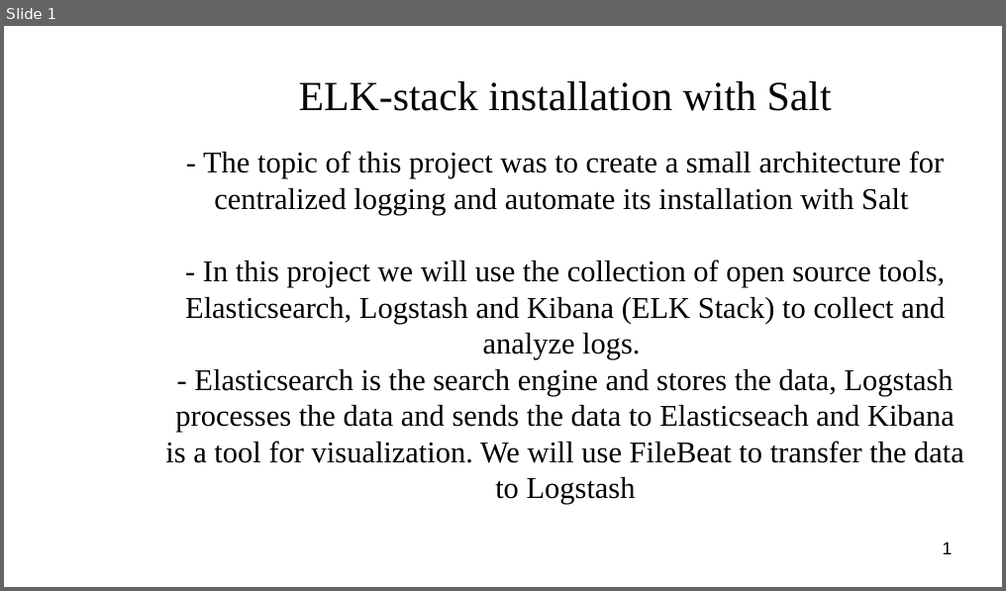
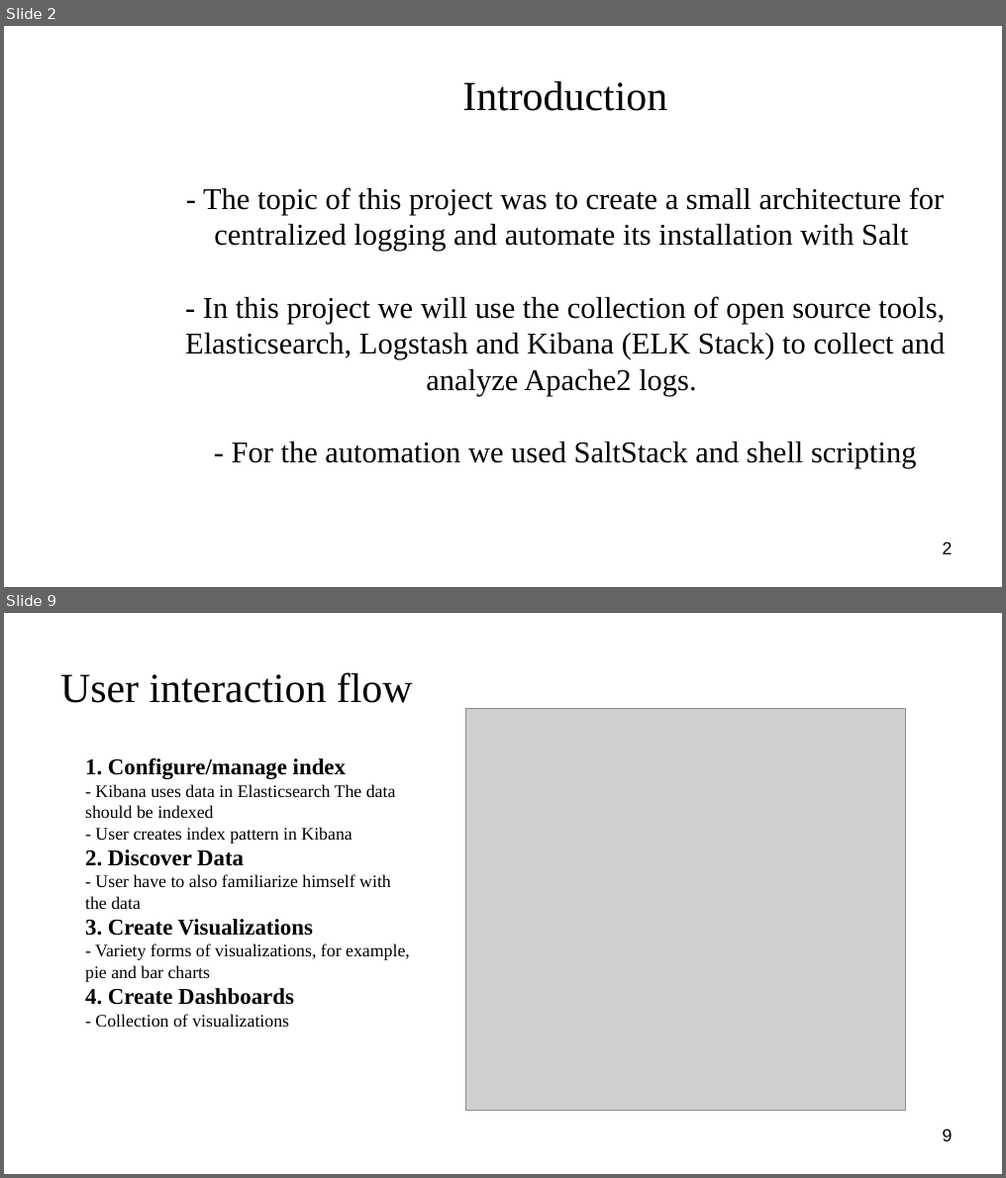
Before and after one commit to niinavi/Jarjestelmaprojekti, a slide deck: project_management/Presentation.odp. Shown one above the other, each under a label of ours: slide 1 before the commit, slides 2 and 9 after it; the slides between them are not shown. The pictures are 1006x591 and 1006x1178 pixels, drawn with LibreOffice and Linux fonts; fonts in the diff are those of the drawing; grey boxes stand for pictures; background and template pictures are left out. Boxes give left, top, right and bottom in pixels: in the first picture for what was removed or moved away, otherwise in the second. Text is boxed around its words. In the diff, an @@ line names an element or a change of style, - is before the commit and + after.

```diff
--- a/project_management/Presentation.odp
+++ b/project_management/Presentation.odp
@@ slide 9 added at [4,613,1002,1174], background #FFFFFF @@
@@ title added at [60,672,413,703], 33 pt, text #050505 @@
+User interaction flow
@@ picture added at [465,709,905,1111] @@
@@ text added at [85,759,410,1027], 14 pt, text #000000 @@
+1. Configure/manage index
+- Kibana uses data in Elasticsearch The data should be indexed
+- User creates index pattern in Kibana
+2. Discover Data
+- User have to also familiarize himself with the data
+3. Create Visualizations
+- Variety forms of visualizations, for example, pie and bar charts
+4. Create Dashboards
+- Collection of visualizations
@@ page number added at [943,1129,952,1142], 14 pt, text #000000 @@
+9
@@ what was slide 1 is now slide 2 @@
@@ slide 2 changed as well @@
@@ title at [462,81,667,111]: text changed @@
-ELK-stack installation with Salt
+Introduction
@@ subtitle at [185,296,944,469]: text changed @@
-- In this project we will use the collection of open source tools, Elasticsearch, Logstash and Kibana (ELK Stack) to collect and analyze logs.
-- Elasticsearch is the search engine and stores the data, Logstash processes the data and sends the data to Elasticseach and Kibana is a tool for visualization. We will use FileBeat to transfer the data to Logstash
+- In this project we will use the collection of open source tools, Elasticsearch, Logstash and Kibana (ELK Stack) to collect and analyze Apache2 logs.
+- For the automation we used SaltStack and shell scripting
@@ page number at [943,542,952,555]: text changed @@
-1
+2
```
Also in this commit, not shown: 9 other slides added.
